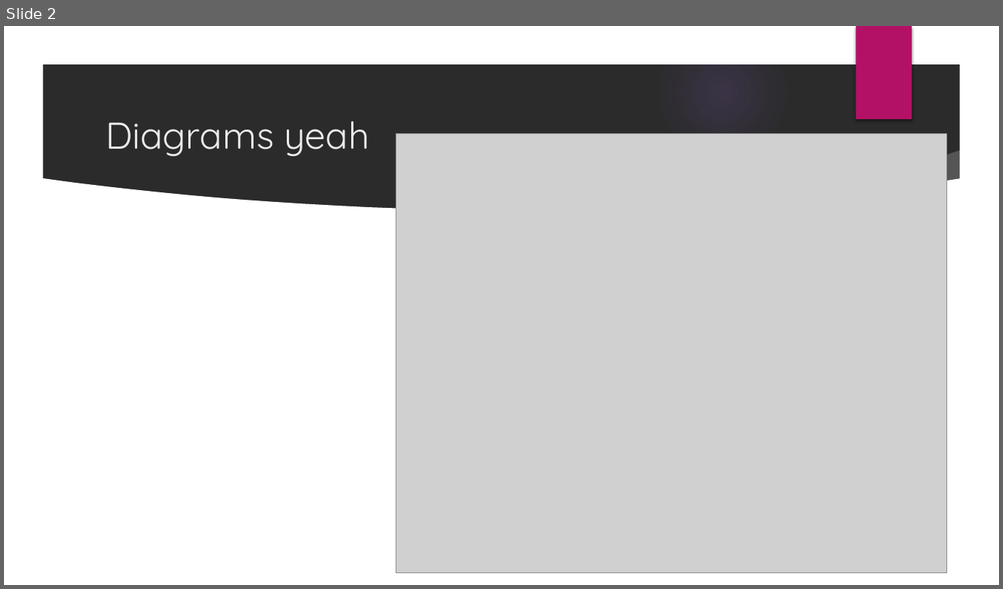
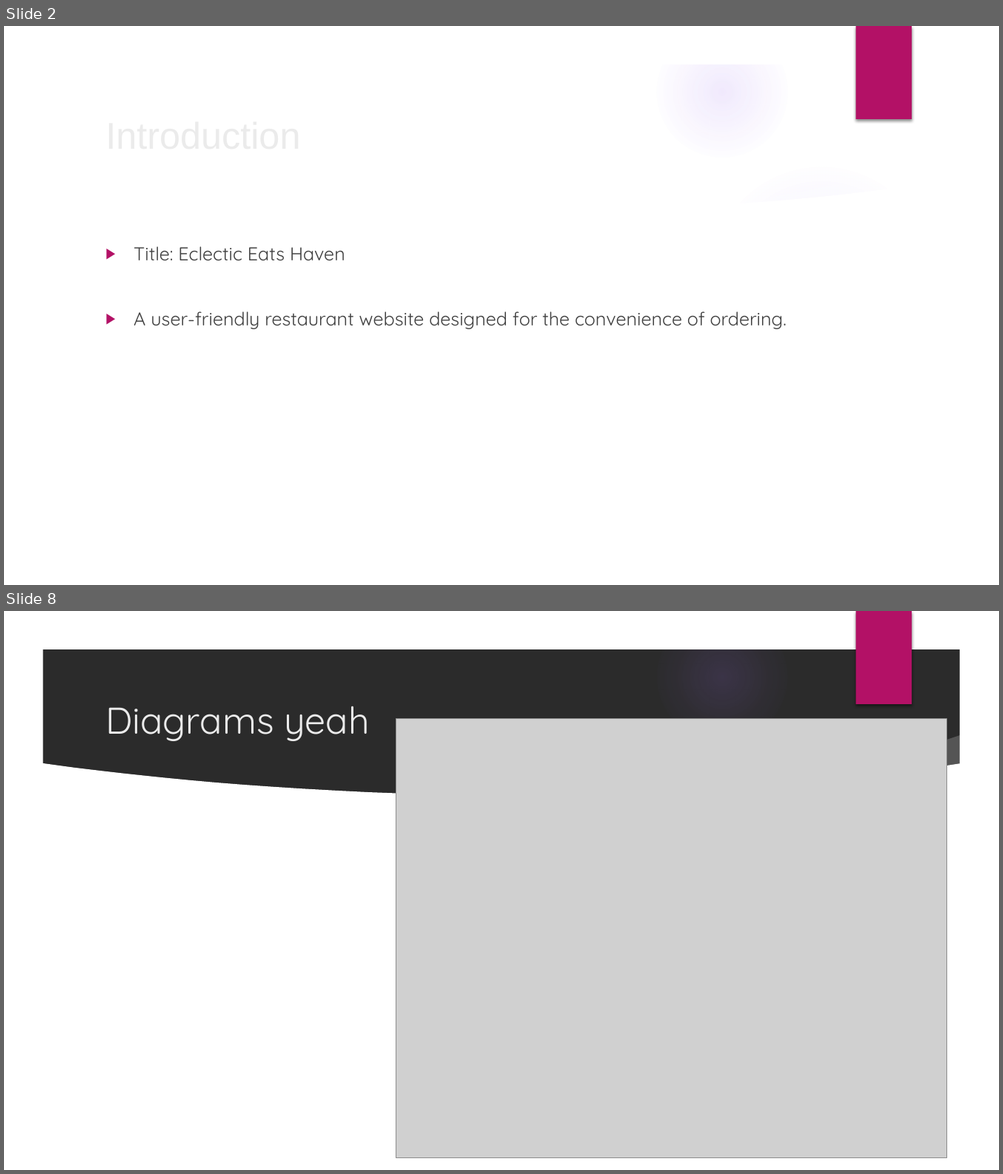
Before and after one commit to old-account-dont-use/CSET-120-FinalProject, a slide deck: docs/Presentation.pptx. Shown one above the other, each under a label of ours: slide 2 before the commit, slides 2 and 8 after it; the slides between them are not shown. The pictures are 1003x589 and 1003x1174 pixels, drawn with LibreOffice and Linux fonts; fonts in the diff are those of the drawing; grey boxes stand for pictures; background and template pictures are left out; a plain dark background stands for a picture behind light text. Boxes give left, top, right and bottom in pixels: in the first picture for what was removed or moved away, otherwise in the second. Text is boxed around its words. In the diff, an @@ line names an element or a change of style, - is before the commit and + after.

```diff
--- a/docs/Presentation.pptx
+++ b/docs/Presentation.pptx
@@ slide 2 added at [4,26,999,585], background picture (left out); not listed: 8 template elements that a slide beside it also shows @@
@@ title added at [98,105,813,163], 36 pt, text #EBEBEB @@
+Introduction
@@ ellipse added at [706,163,936,392], fill gradient #9B6BF2 @@
@@ text added at [134,247,786,329], 18 pt, text #404040 @@
+▶ Title: Eclectic Eats Haven
+▶ A user-friendly restaurant website designed for the convenience of ordering.
@@ what was slide 2 is now slide 8 @@
```
Also in this commit, not shown: 1 slide changed, 20 other slides added, 5 other files.
